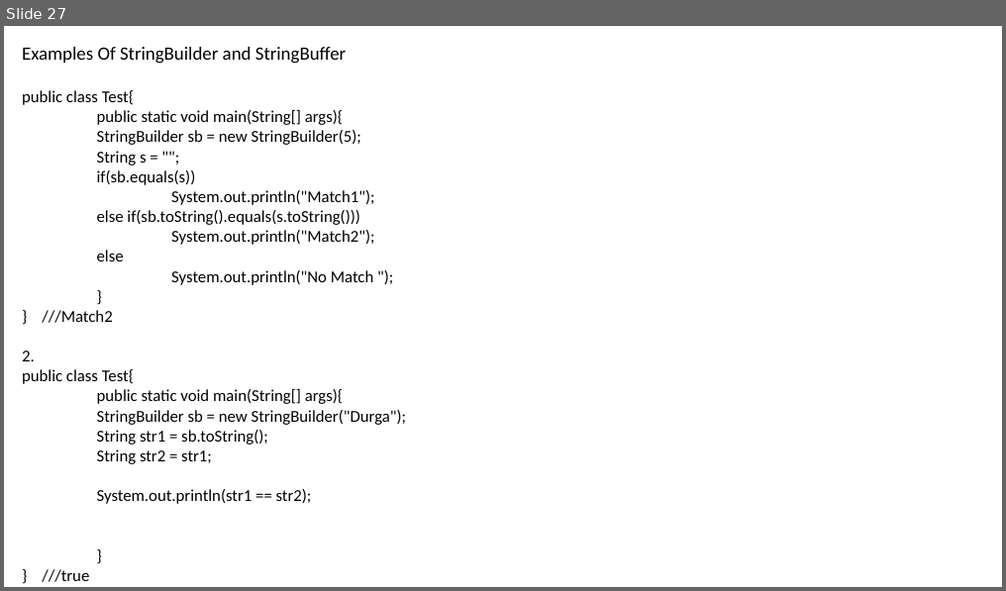
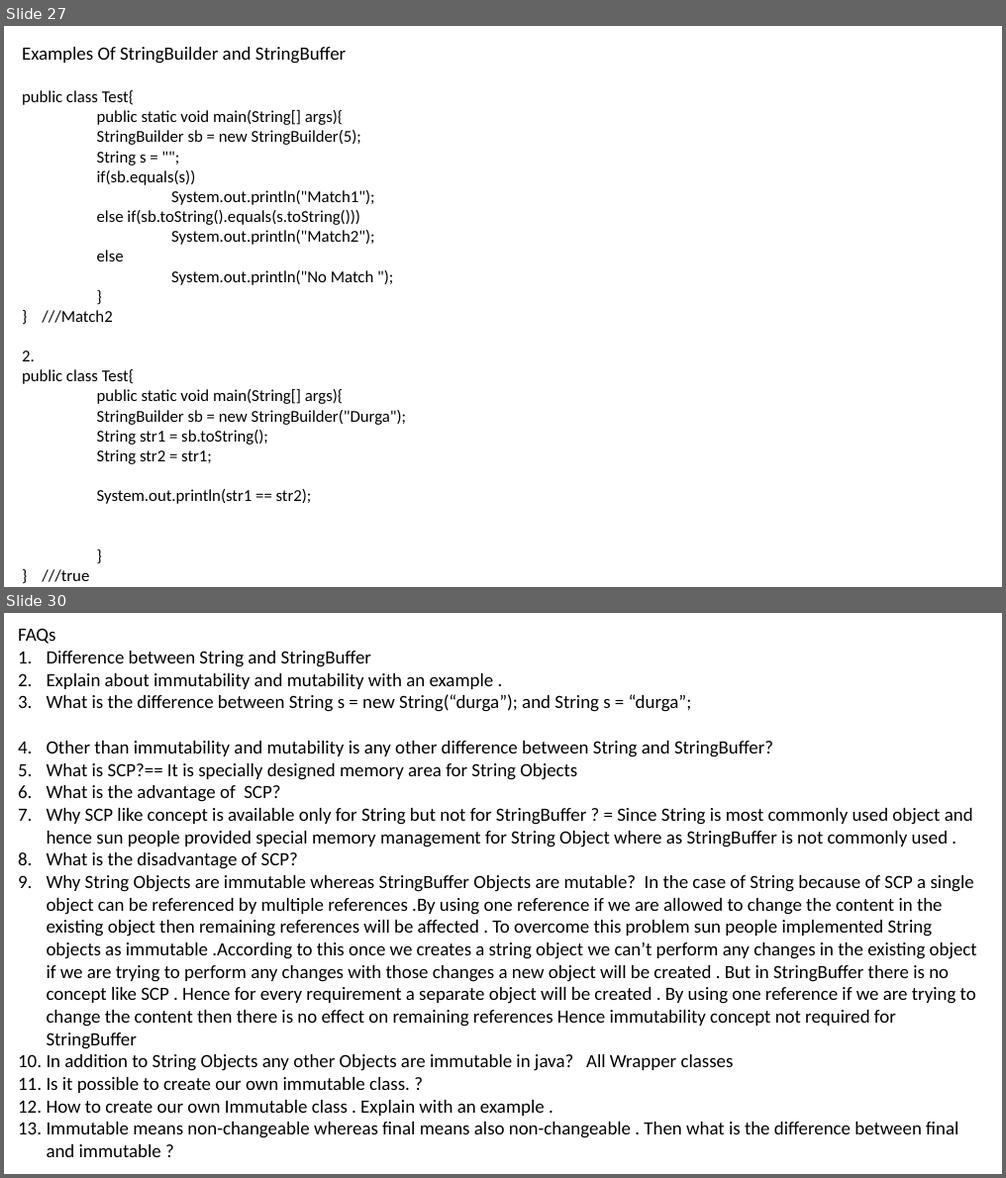
Before and after one commit to kumarakhil360/Java-Revision, a slide deck: StringClass.pptx. Shown one above the other, each under a label of ours: slide 27 before the commit, slides 27 and 30 after it; the slides between them are not shown. The pictures are 1006x591 and 1006x1178 pixels, drawn with LibreOffice and Linux fonts; fonts in the diff are those of the drawing. Boxes give left, top, right and bottom in pixels: in the first picture for what was removed or moved away, otherwise in the second. Text is boxed around its words. In the diff, an @@ line names an element or a change of style, - is before the commit and + after.

```diff
--- a/StringClass.pptx
+++ b/StringClass.pptx
@@ slide 30 added at bbox=[4, 613, 1002, 1174], background #FFFFFF @@
@@ text added at bbox=[18, 628, 977, 1157], 18 pt, text #000000 @@
+FAQs
+1. Difference between String and StringBuffer
+2. Explain about immutability and mutability with an example .
+3. What is the difference between String s = new String(“durga”); and String s = “durga”;
+4. Other than immutability and mutability is any other difference between String and StringBuffer?
+5. What is SCP?== It is specially designed memory area for String Objects
+6. What is the advantage of SCP?
+7. Why SCP like concept is available only for String but not for StringBuffer ? = Since String is most commonly used object and hence sun people provided special memory management for String Object where as StringBuffer is not commonly used .
+8. What is the disadvantage of SCP?
+9. Why String Objects are immutable whereas StringBuffer Objects are mutable? In the case of String because of SCP a single object can be referenced by multiple references .By using one reference if we are allowed to change the content in the existing object then remaining references will be affected . To overcome this problem sun people implemented String objects as immutable .According to this once we creates a string object we can’t perform any changes in the existing object if we are trying to perform any changes with those changes a new object will be created . But in StringBuffer there is no concept like SCP . Hence for every requirement a separate object will be created . By using one reference if we are trying to change the content then there is no effect on remaining references Hence immutability concept not required for StringBuffer
+10. In addition to String Objects any other Objects are immutable in java? All Wrapper classes
+11. Is it possible to create our own immutable class. ?
+12. How to create our own Immutable class . Explain with an example .
+13. Immutable means non-changeable whereas final means also non-changeable . Then what is the difference between final and immutable ?
```
Also in this commit, not shown: 3 other slides added, 1 slide removed, 3 other files.
